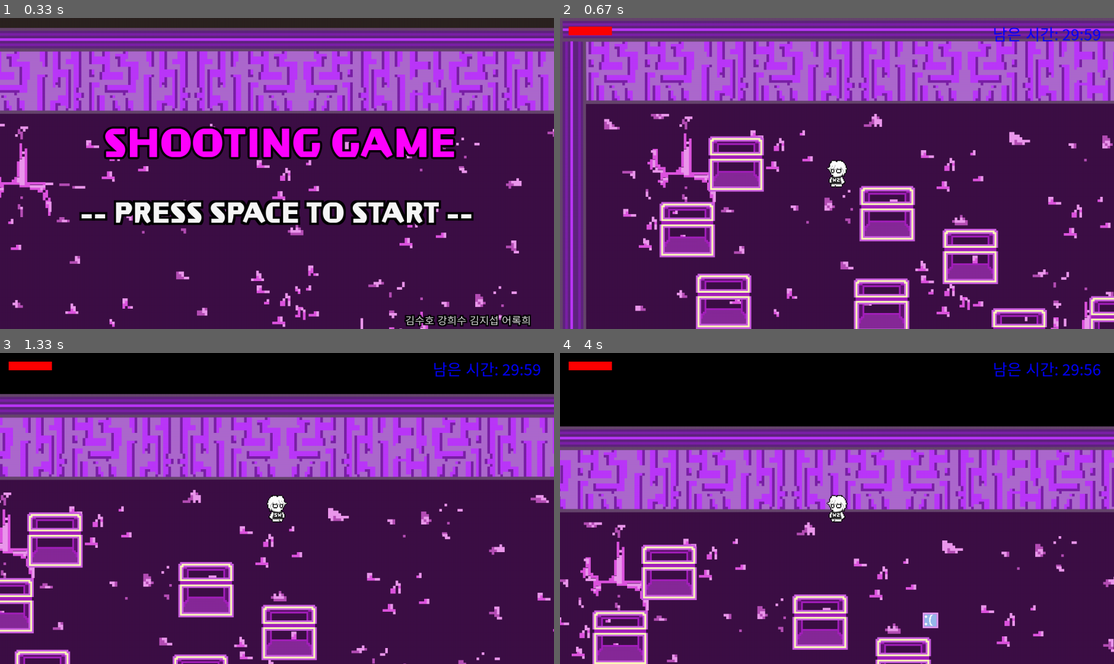
Above: before the commit, frames 1-4 (two rows, left to right).
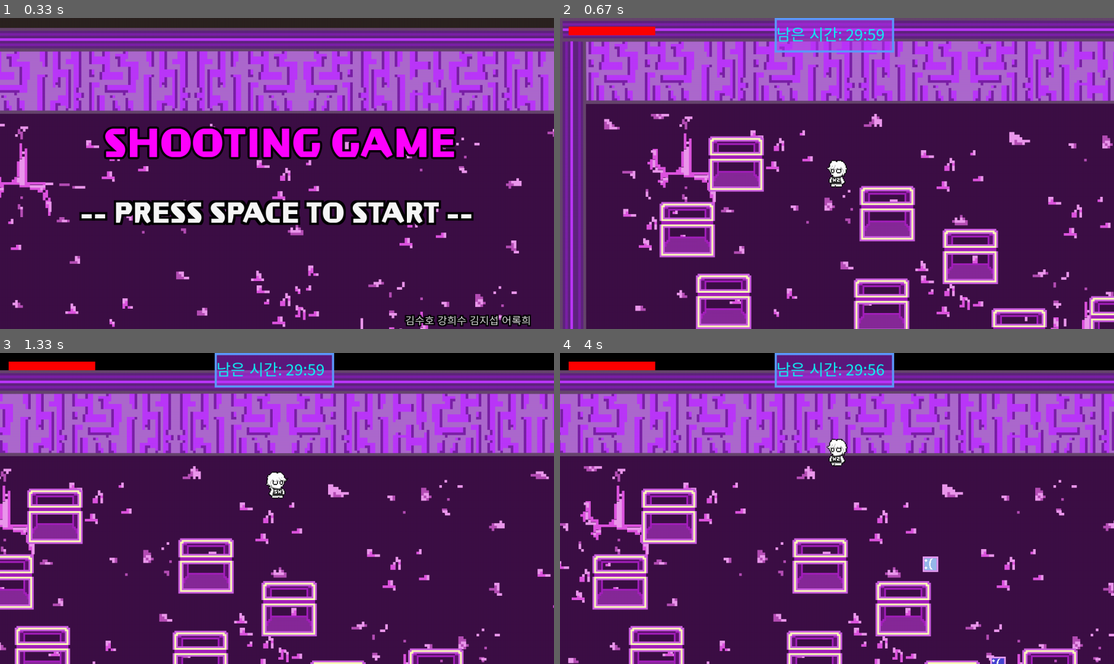
Above: after the commit, the same moments.

Repository: Srat00/PyGameProject
Game: pygame game, started from pyGameSurvival.py
Same seed, same stepped clock (60 frames per second), same inputs: the game is played once before the commit and once after it.
Inputs (mouse positions are in pixels of both pictures, inside the frame that each line leads up to):
- Up to frame 1 (0.33 s): no input
- Up to frame 2 (0.67 s): tap Space at 0.33 s
- Up to frame 3 (1.33 s): hold Right 0.67-1.13 s; move the mouse to (277, 530) at 0.7 s; hold Up from 1.17 s (still down); move the mouse to (332, 576) at 1.2 s
- Up to frame 4 (4 s): release Up at 1.47 s; hold Right 1.5-1.97 s; move the mouse to (665, 580) at 1.53 s; hold Left 2-2.53 s; move the mouse to (1041, 617) at 2.03 s; hold Down 2.57-2.87 s; move the mouse to (692, 393) at 2.6 s; hold Left 2.9-3.3 s; move the mouse to (704, 446) at 2.93 s; hold Up 3.33-3.7 s; move the mouse to (809, 589) at 3.37 s; hold Right from 3.73 s (still down); move the mouse to (837, 545) at 3.77 s

Frame 1 is identical in both runs. In frame 2, 2.6% of the frame differs, in the area x 9-98%, y 0-12%; in frame 3, 44%; in frame 4, 62%, in the area x 0-100%, y 0-100%.

Commit message:
Update pyGameSurvival.py

Diff:
--- a/pyGameSurvival.py
+++ b/pyGameSurvival.py
@@ -41,9 +41,9 @@
 class Player(pygame.sprite.Sprite):
 	def __init__(self, pos, group):
 		super().__init__(group) # super()는 부모 클래스의 생성자를 호출한다.
+
 		self.direction = pygame.math.Vector2() # (x, y) 형식의 벡터
-		self.status = 'right'
-		self.apply_status()
+		self.apply_status('right') #플레이어가 보고 있는 방향(마우스 방향). 초기화만 오른쪽으로
 		self.image = pygame.image.load('graphics/stay_right/0.png').convert_alpha()
 		self.rect = self.image.get_rect(center = pos)
 		self.speed = 10
@@ -54,7 +54,7 @@
 		self.cool = 0
 		#주인공 성장구현을 위한 스코어 변수
 		self.score = 0
-		self.health=100
+		self.health=200
 
 	def take_damage(self, damage):
 		self.health -= damage
@@ -66,10 +66,10 @@
 		if self.health > 100:
 			self.health = 100
 
-	def apply_status(self):
+	def apply_status(self, status):
 		self.sprites = []
-		if self.status == 'right': #오른쪽을 보면서
-			if abs(self.direction[0]) + abs(self.direction[1]) == 0: #움직임이 없으면
+		if status == 'right': #오른쪽을 보면서
+			if self.direction[0] == 0: #움직임이 있으면
 				self.sprites.append(pygame.image.load('graphics/stay_right/0.png'))
 				self.sprites.append(pygame.image.load('graphics/stay_right/1.png'))
 				self.sprites.append(pygame.image.load('graphics/stay_right/2.png'))
@@ -81,8 +81,8 @@
 				self.sprites.append(pygame.image.load('graphics/move_right/2.png'))
 				self.sprites.append(pygame.image.load('graphics/move_right/3.png'))
 
-		elif self.status == 'left': #왼쪽 보면서
-			if abs(self.direction[0]) + abs(self.direction[1]) == 0: #움직임이 없으면
+		elif status == 'left': #왼쪽 보면서
+			if self.direction[0] == 0: #움직임이 없으면
 				self.sprites.append(pygame.image.load('graphics/stay_left/0.png'))
 				self.sprites.append(pygame.image.load('graphics/stay_left/1.png'))
 				self.sprites.append(pygame.image.load('graphics/stay_left/2.png'))
@@ -116,7 +116,7 @@
 			else:
 				self.direction.x = 1
 		elif keys[pygame.K_LEFT] or keys[pygame.K_a]:
-			if self.rect.center[0] - 90 < 0:
+			if self.rect.center[0]-90 < 0:
 				self.direction.x = 0
 			else:
 				self.direction.x = -1
@@ -125,8 +125,9 @@
 
 	def update(self):
 		self.input()
-		self.apply_status()
-		self.current_sprite += 0.1
+
+		# self.apply_status()
+		self.current_sprite += 0.3
 		if int(self.current_sprite) >= len(self.sprites):
 			self.current_sprite = 0
 		self.image = self.sprites[int(self.current_sprite)]
@@ -163,40 +164,15 @@
 			if(player.cool > 30):
 				player.cool = 0
 				bullet_group.add(Bullet(self.rect.center, BulletSpeed, camera_group))
-				attack_sound.play()
 		elif(3 <= player.score < 5):
 			if(player.cool > 20):
 				player.cool = 0
 				bullet_group.add(Bullet(self.rect.center, BulletSpeed, camera_group))
-				attack_sound.play()
+
 		elif(5 <= player.score):
 			if(player.cool > 10):
 				player.cool = 0
 				bullet_group.add(Bullet(self.rect.center, BulletSpeed, camera_group))
-				attack_sound.play()
-def draw_health_bar():
-	bar_width = 100  # 체력바의 너비
-	bar_height = 20  # 체력바의 높이
-	bar_x=20
-	bar_y=20
-	pygame.draw.rect(screen, (255, 0, 0), (bar_x, bar_y, player.health, bar_height))
-
-
-# 장애물 객체
-class Tree(pygame.sprite.Sprite):
-	def __init__(self, pos, group):
-		super().__init__(group)
-		self.image = pygame.image.load('graphics/box.png').convert_alpha()
-		self.rect = self.image.get_rect(topleft=pos)
-		self.collision_rect = pygame.Rect(self.rect.left, self.rect.top + self.rect.height // 2, self.rect.width, self.rect.height // 2-10)  # 충돌 박스 크기 수정
-		self.colliding = False # 지금까지 만들어진 tree 객체들과의 충돌 검사를 위한 변수
-
-		while pygame.sprite.spritecollide(self,obstacles,False):
-				self.rect.topleft = (randint(200, GROUND_WIDTH - 200), randint(200, GROUND_HEIGHT - 200))
-				self.collision_rect.topleft = (self.rect.left, self.rect.top + self.rect.height // 2)
-
-	def update(self):
-		pass
 
 particle_images = []
 for i in range(8):
@@ -231,6 +207,42 @@
     for _ in range(10):  # 파티클 개수 조정 가능
         particle = Particle(x, y)
         particle_system.add(particle)
+
+
+def draw_health_bar():
+	bar_width = 100  # 체력바의 너비
+	bar_height = 20  # 체력바의 높이
+	bar_x=20
+	bar_y=20
+	pygame.draw.rect(screen, (255, 0, 0), (bar_x, bar_y, player.health, bar_height))
+
+
+
+def draw_time_background():
+	color=(187,50,250)
+
+	pygame.draw.rect(screen, (0,255,255), (496,0, 276, 80), 5)
+	rect_surface = pygame.Surface((276, 80))
+	rect_surface.set_alpha(128)
+	rect_surface.fill(color)
+	screen.blit(rect_surface, (496,0))
+
+# 장애물 객체
+class Tree(pygame.sprite.Sprite):
+	def __init__(self, pos, group):
+		super().__init__(group)
+		self.image = pygame.image.load('graphics/box.png').convert_alpha()
+		self.rect = self.image.get_rect(topleft=pos)
+		self.collision_rect = pygame.Rect(self.rect.left, self.rect.top + self.rect.height // 2, self.rect.width, self.rect.height // 2-10)  # 충돌 박스 크기 수정
+		self.colliding = False # 지금까지 만들어진 tree 객체들과의 충돌 검사를 위한 변수
+
+		while pygame.sprite.spritecollide(self,obstacles,False):
+				self.rect.topleft = (randint(200, GROUND_WIDTH - 200), randint(200, GROUND_HEIGHT - 200))
+				self.collision_rect.topleft = (self.rect.left, self.rect.top + self.rect.height // 2)
+
+	def update(self):
+		pass
+
 # 적 객체
 class Enemy(pygame.sprite.Sprite):
 	def __init__(self, pos, group):
@@ -298,6 +310,14 @@
 	# 적2 체력 감소 추가
 	def collision(self):
 		# 충돌시 랜덤 좌표로 이동.
+		player.take_damage(10)
+		self.x = randint(1000,2000)
+		self.y = randint(1000,2000)
+		# 충돌 기준 보정.
+		self.set_rect_center(self.x, self.y)
+
+	def collision_bullet(self):
+		# 충돌시 랜덤 좌표로 이동.
 		self.x = randint(1000,2000)
 		self.y = randint(1000,2000)
 		# 충돌 기준 보정.
@@ -372,16 +392,16 @@
 	# 객체가 카메라의 중앙에만 있도록 함.
 	def center_target_camera(self,target):
 		self.offset.x = target.rect.centerx - self.half_w
-		if self.offset.x < 0 - 600: #player의 크기 64 고려
-			self.offset.x = 0 - 600 #더 이상 안움직이게(조건과 똑같은 값) #!!!!플레이어 속도의 영향을 받음!!!!
-		if self.offset.x > GROUND_WIDTH - SCREEN_WIDTH + 680:
-			self.offset.x = GROUND_WIDTH - SCREEN_WIDTH + 680
+		if self.offset.x < 0 - 40: #player의 크기 64 고려
+			self.offset.x = 0 - 40 #더 이상 안움직이게(조건과 똑같은 값) #!!!!플레이어 속도의 영향을 받음!!!!
+		if self.offset.x > GROUND_WIDTH - SCREEN_WIDTH + 40:
+			self.offset.x = GROUND_WIDTH - SCREEN_WIDTH + 40
 
 		self.offset.y = target.rect.centery - self.half_h
-		if self.offset.y < 0 - 320:
-			self.offset.y = 0 - 320
-		if self.offset.y > GROUND_HEIGHT - SCREEN_HEIGHT + 400:
-			self.offset.y = GROUND_HEIGHT - SCREEN_HEIGHT + 400
+		if self.offset.y < 0 - 40:
+			self.offset.y = 0 - 40
+		if self.offset.y > GROUND_HEIGHT - SCREEN_HEIGHT + 40:
+			self.offset.y = GROUND_HEIGHT - SCREEN_HEIGHT + 40
 
 
 	# 객체가 카메라 경계 안에 있도록 함. (추천)
@@ -527,11 +547,6 @@
 time_limit=30*60 # 제한시간 30분
 elapsed_time=0
 time_font = pygame.font.SysFont("malgungothic", 36)
-attack_sound = pygame.mixer.Sound('sound/attack_sound.wav')
-attack_sound.set_volume(0.3)
-bgm = pygame.mixer.Sound('sound/temp_BGM.mp3')
-bgm.set_volume(0.3)
-bgm.play(-1)
 
 screen = pygame.display.set_mode((1280,720)) # 화면 설정
 clock = pygame.time.Clock()
@@ -586,17 +601,14 @@
         if event.key == pygame.K_SPACE:
           create_particles(player.rect.centerx,player.rect.centery-60)
 
-
-
-
       # 마우스 휠로 줌 조작
       #if event.type == pygame.MOUSEWHEEL:
       #	camera_group.zoom_scale += event.y * 0.03
 
       if get_normalized_mouse_pos().x > 0:
-        player.image = player.status = 'right'
+        player.image = player.apply_status('right')
       else:
-        player.image = player.status = 'left'
+        player.image = player.apply_status('left')
 
     # 적군 처리
       for i in range(EnemyCount):
@@ -642,7 +654,7 @@
         EnemyList[i].collision()
       #총알과 충돌 처리
       if pygame.sprite.spritecollide(EnemyList[i], bullet_group, True):
-        EnemyList[i].collision()
+        EnemyList[i].collision_bullet()
         #성장 구현을 위한 스코어 추가
         player.score += 1
 
@@ -654,7 +666,7 @@
           Enemy2List[i].angry()
         else:
           Enemy2List[i].release()
-          Enemy2List[i].collision()
+          Enemy2List[i].collision_bullet()
           #성장 구현을 위한 스코어 추가
           player.score += 1
 
@@ -673,6 +685,7 @@
     camera_group.custom_draw(player)
     player.update()
     draw_health_bar() # 체력 표시
+    draw_time_background()
     particle_system.update()
     particle_system.draw(screen)
     # 플레이 시간 표시
@@ -686,9 +699,9 @@
 
     time_score = minutes * 60 + seconds # 점수 로직 ( 우선 남은 초 만큼 점수를 지정 )
 
-    time_text = time_font.render(f"남은 시간: {minutes:02d}:{seconds:02d}", True, (0, 0, 255))
-
-    screen.blit(time_text, (1000, 10))
+    time_text = time_font.render(f"남은 시간: {minutes:02d}:{seconds:02d}", True, (14, 244, 246))
+
+    screen.blit(time_text, (500, 10))
 
     pygame.display.update()
     clock.tick(60)
